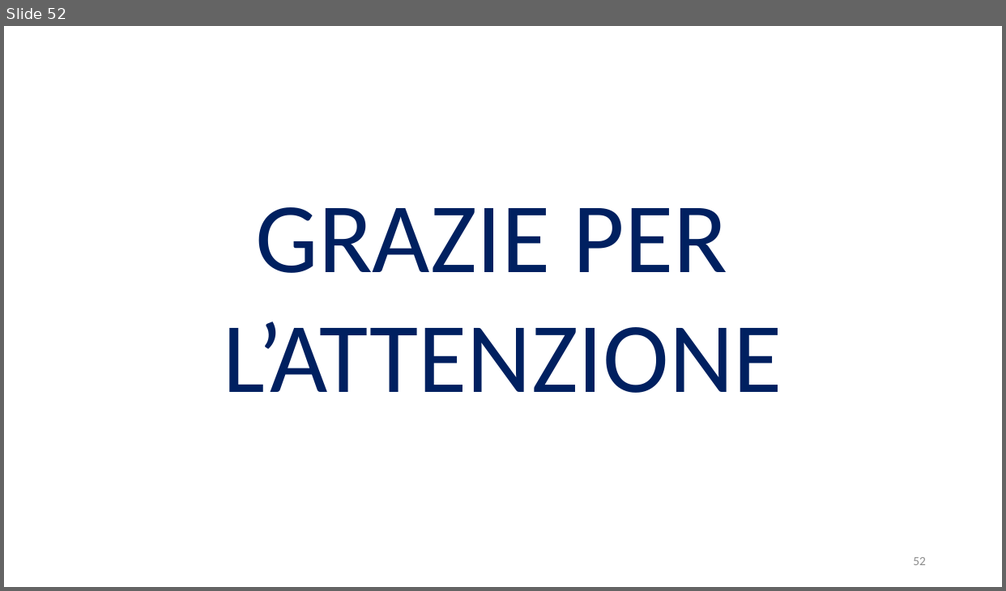
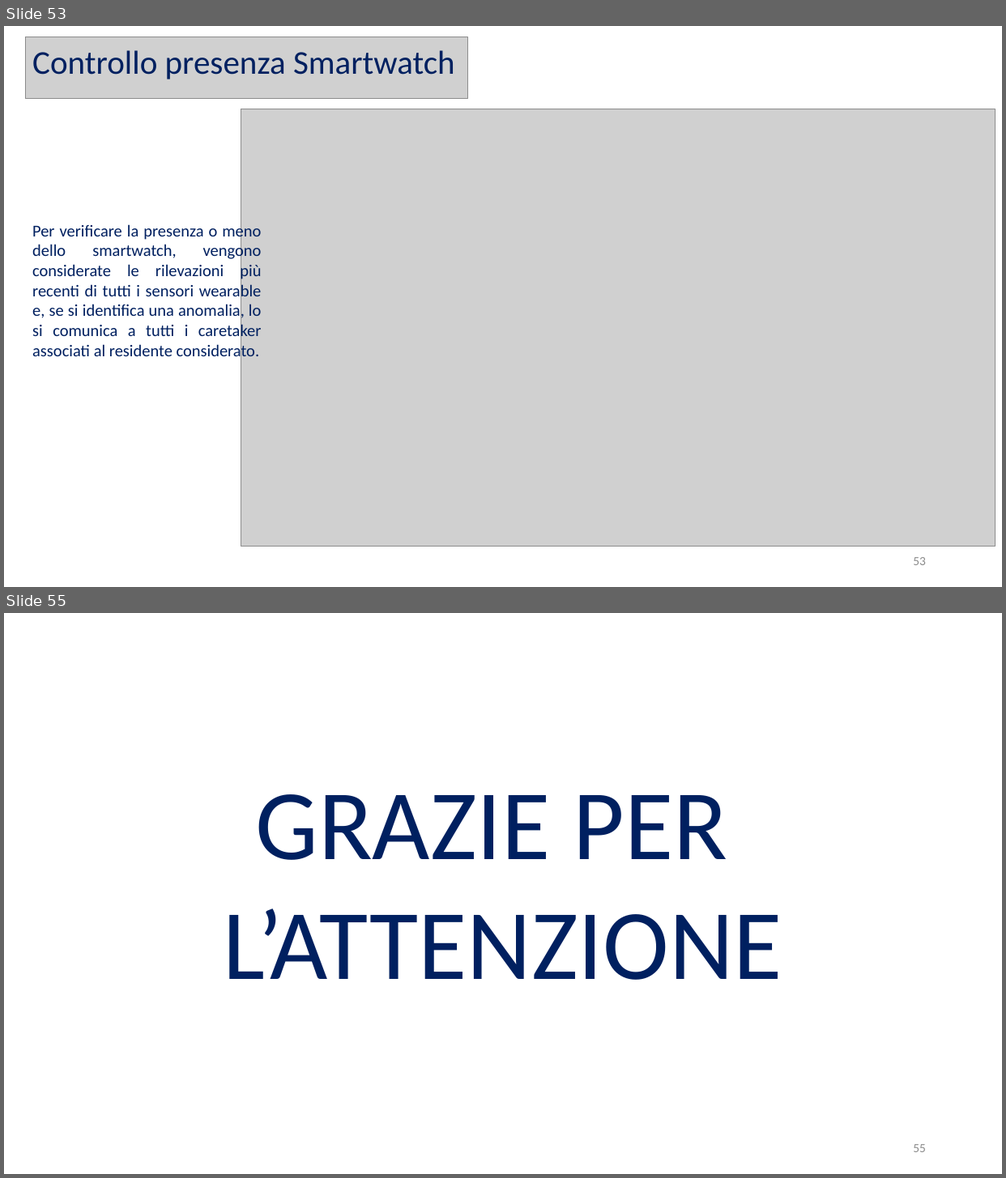
Before and after one commit to Wonderjack996/unimib-software-architecture, a slide deck: Progetto/Presentazione.pptx. Shown one above the other, each under a label of ours: slide 52 before the commit, slides 53 and 55 after it; the slides between them are not shown. The pictures are 1006x591 and 1006x1178 pixels, drawn with LibreOffice and Linux fonts; fonts in the diff are those of the drawing; grey boxes stand for pictures. Boxes give left, top, right and bottom in pixels: in the first picture for what was removed or moved away, otherwise in the second. Text is boxed around its words. In the diff, an @@ line names an element or a change of style, - is before the commit and + after.

```diff
--- a/Progetto/Presentazione.pptx
+++ b/Progetto/Presentazione.pptx
@@ slide 53 added at (4, 26, 1002, 587), background #FFFFFF @@
@@ picture added at (25, 37, 467, 100) @@
@@ text added at (32, 50, 455, 79), 32 pt, text #002060 @@
+Controllo presenza Smartwatch
@@ picture added at (241, 109, 995, 546) @@
@@ text added at (32, 223, 262, 361), 16 pt, text #002060 @@
+Per verificare la presenza o meno dello smartwatch, vengono considerate le rilevazioni più recenti di tutti i sensori wearable e, se si identifica una anomalia, lo si comunica a tutti i caretaker associati al residente considerato.
@@ page number added at (913, 557, 926, 565), 12 pt, text #8C8C8C @@
+53
@@ what was slide 52 is now slide 55 @@
@@ page number at (913, 1144, 926, 1152): text changed @@
-52
+55
```
Also in this commit, not shown: 11 slides changed, 3 other slides added, 1 slide removed, 6 other files.
